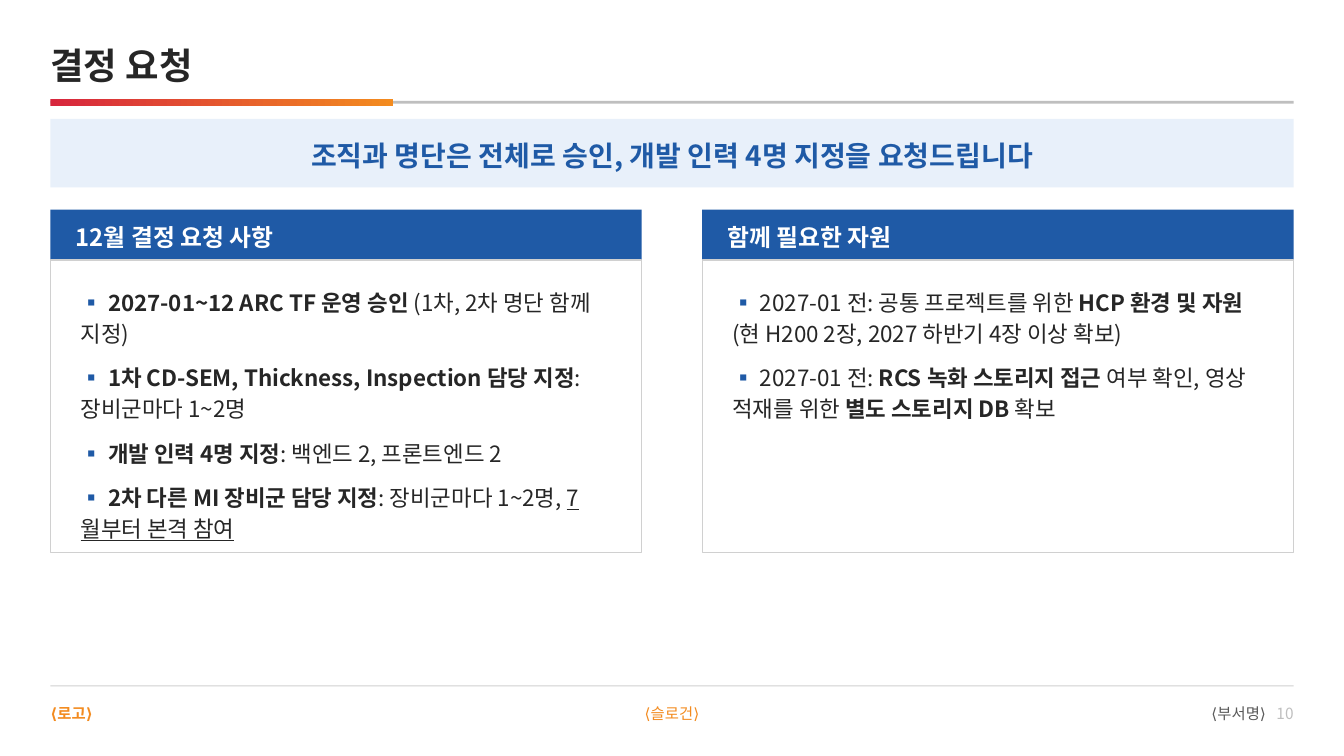
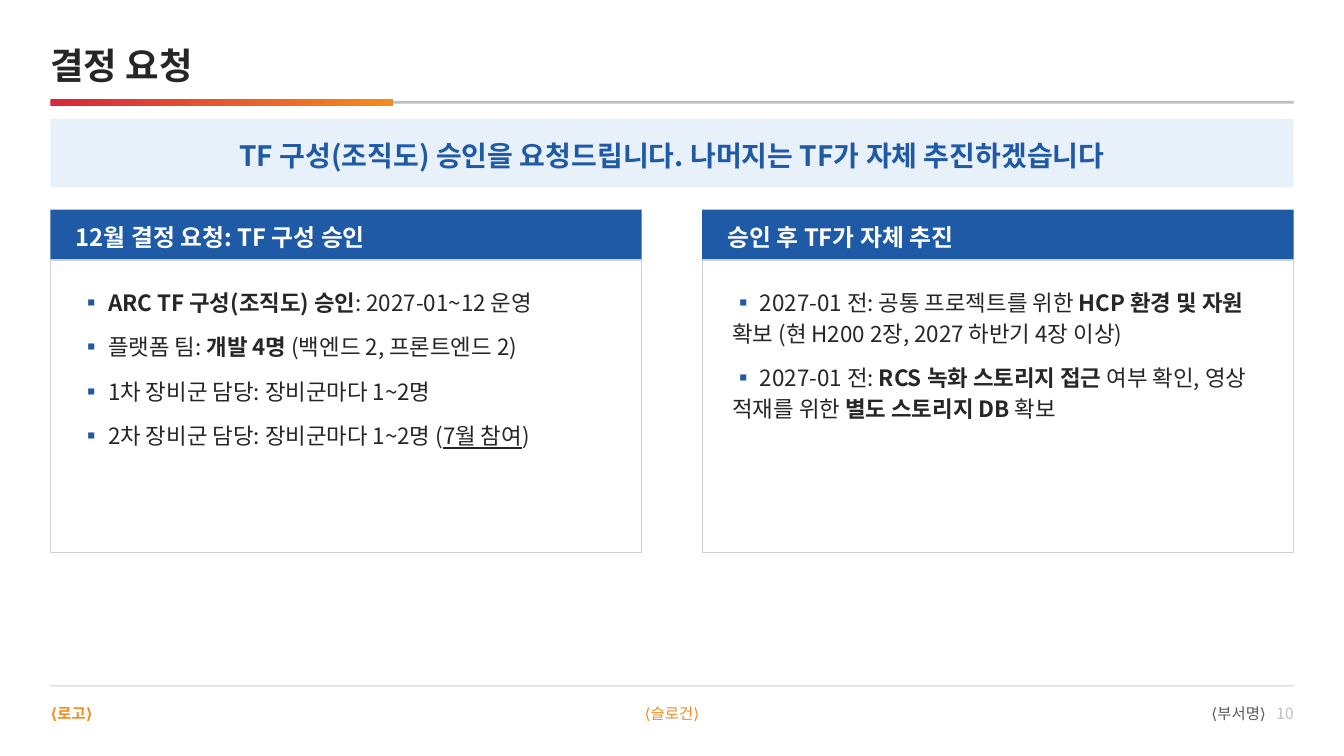
Before and after one commit to DarrenKoi/pm_notes, a slide deck: slide 10 of my-task/arc-tf/deliverables/arc-tf-proposal.pptx. Drawn at 1344x756 pixels with LibreOffice and Linux fonts; fonts in the diff are those of the drawing. Boxes give left, top, right and bottom in pixels: in the first picture for what was removed or moved away, otherwise in the second. Text is boxed around its words. In the diff, an @@ line names an element or a change of style, - is before the commit and + after.

```diff
--- a/my-task/arc-tf/deliverables/arc-tf-proposal.pptx
+++ b/my-task/arc-tf/deliverables/arc-tf-proposal.pptx
@@ text at (239, 142, 1105, 172): text changed @@
-조직과 명단은 전체로 승인, 개발 인력 4명 지정을 요청드립니다
+TF 구성(조직도) 승인을 요청드립니다. 나머지는 TF가 자체 추진하겠습니다
@@ text at (76, 226, 365, 248): text changed @@
-12월 결정 요청 사항
+12월 결정 요청: TF 구성 승인
@@ text at (727, 226, 954, 248): text changed @@
-함께 필요한 자원
+승인 후 TF가 자체 추진
@@ text at (108, 292, 532, 449): text changed; bold off @@
-▪ 2027-01~12 ARC TF 운영 승인 (1차, 2차 명단 함께 지정)
-▪ 1차 CD-SEM, Thickness, Inspection 담당 지정: 장비군마다 1~2명
-▪ 개발 인력 4명 지정: 백엔드 2, 프론트엔드 2
-▪ 2차 다른 MI 장비군 담당 지정: 장비군마다 1~2명, 7월부터 본격 참여
+▪ ARC TF 구성(조직도) 승인: 2027-01~12 운영
+▪ 플랫폼 팀: 개발 4명 (백엔드 2, 프론트엔드 2)
+▪ 1차 장비군 담당: 장비군마다 1~2명
+▪ 2차 장비군 담당: 장비군마다 1~2명 (7월 참여)
@@ text at (732, 292, 1243, 347): text changed @@
-▪ 2027-01 전: 공통 프로젝트를 위한 HCP 환경 및 자원 (현 H200 2장, 2027 하반기 4장 이상 확보)
+▪ 2027-01 전: 공통 프로젝트를 위한 HCP 환경 및 자원 확보 (현 H200 2장, 2027 하반기 4장 이상)
```
Also in this commit, not shown: 11 other files.
